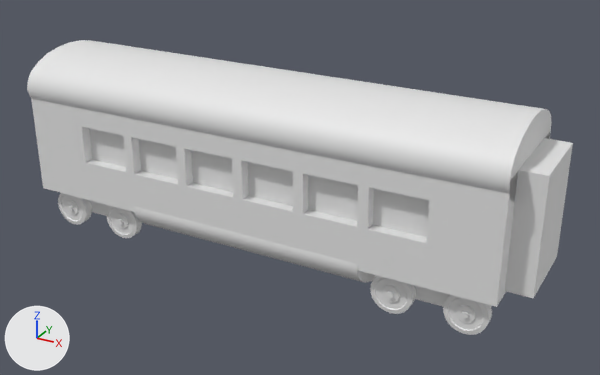
Two versions of the FBX model Assets/models/carriage.FBX, one commit apart.
Both versions are drawn from a 50 mm camera at (6.26, -10.43, 6.49) aimed at (0.47, 0.09, 1.23). Lighting does not change. The marker at lower left points along +X, +Y and +Z. Where no turn or scale is listed for an object, it has been applied to the vertices.
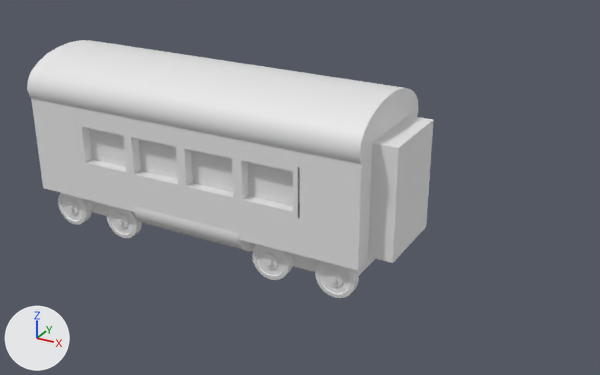
The newer file is also turned or shifted as a whole; pictures and numbers use the older file's frame.

Pixel boxes [x1, y1, x2, y2] of what changed, in the pictures (600 x 375 px; the box of a moved part takes in the faces that stretch with it):
'Cylinder001', mesh rescaled (25% narrower, 16% shorter): before [27, 40, 552, 199]; after [27, 40, 418, 173]
'Box001', reshaped: before [31, 98, 550, 307]; after [31, 98, 371, 270]
'Box004', mesh moved: before [505, 138, 573, 298]; after [368, 116, 434, 263]
'window8', deleted: before [362, 181, 435, 250]
'Cylinder002', mesh rescaled: before [134, 206, 377, 283]; after [134, 180, 300, 251]
'window7', deleted: before [298, 167, 364, 233]
'Cylinder008', mesh moved, reshaped (10% narrower, 7% shorter): before [443, 295, 492, 335]; after [315, 261, 359, 298]
'Cylinder007', mesh moved, reshaped (11% narrower): before [370, 276, 416, 314]; after [252, 244, 293, 280]
'Box003', mesh moved: before [414, 285, 492, 307]; after [291, 206, 375, 276]
'Cylinder006', mesh moved: [107, 206, 142, 238] in both
'Cylinder005', mesh moved: [58, 193, 92, 225] in both
part 2 of me_mesh, cut back: before [244, 132, 550, 307]; after [239, 163, 371, 270]
part 4 of me_mesh_016, moved or reshaped (not visible afterwards): before [443, 295, 492, 335]
part 5 of me_mesh_015, moved or reshaped (not visible afterwards): before [370, 276, 416, 314]
part 7 of me_mesh_014, moved or reshaped: before [107, 206, 142, 238]; after [315, 261, 359, 298]
part 9 of me_mesh_013, moved or reshaped: before [58, 193, 92, 225]; after [252, 244, 293, 280]

Patch to the scene script:
```diff
--- a/Assets/models/carriage.FBX.py
+++ b/Assets/models/carriage.FBX.py
@@ me_mesh_019 @@
 me_mesh_019.from_pydata(...)  # 8 vertices, 6 faces; spans x -0.6..0.6, y -0.66..0.66, z 0.0..1.75
+# me_mesh_019 part 8: the whole mesh is moved by (-2.0, 0.0, 0.0)
@@ me_mesh_013 @@
 me_mesh_013.from_pydata(...)  # 192 vertices, 380 faces; spans x -12.7..12.7, y -12.7..12.7, z -1.9..5.6
 # used by ob_cylinder005; parent = ob_carriage; location = (-140.4, -31.95, 13.58); rotation_euler = (-1.571, 0.0, 3.142), in degrees (-90, 0, 180); scale = (-1.0, -1.0, -1.0)
+# me_mesh_013 part 9: the whole mesh is moved by (-78.7, 0.0, 0.0)
@@ me_mesh @@
-me_mesh.from_pydata(...)  # 72 vertices, 116 faces; spans x -3.0..5.0, y -1.0..1.0, z 0.0..1.8
+me_mesh.from_pydata(...)  # 56 vertices, 92 faces; spans x -3.0..3.0, y -1.0..1.0, z 0.0..1.8
+# me_mesh part 2
+# 28 vertices are removed from x 2.03..5.0, y -1.0..1.0, z 0.0..1.8
+# 55 faces are deleted
+# 4 vertices move from x 2.03..3.05, y -1.0..1.0, z 1.38..1.8 to x 2.06..3.0, y -1.0..1.0, z 1.38..1.8
+# 6 new vertices lie (1.04, 0.0, 0.0) away from vertices in x 1.02, y -1.0..1.0, z 0.0..1.38
+# 6 new vertices lie (0.94, 0.0, 0.0) away from vertices in x 2.03..2.06, y -1.0..1.0, z 0.0..1.8
+# 31 new faces join them
@@ me_mesh_008 @@
 me_mesh_008.from_pydata(...)  # 50 vertices, 96 faces; spans x -4.0..0.0, y -1.01..1.01, z -0.53..0.53
+# me_mesh_008 part 1: the whole mesh is scaled about its middle by (0.5, 1, 1), then moved by (-1.0, 0.0, 0.0)
@@ me_mesh_011 @@
 me_mesh_011.from_pydata(...)  # 8 vertices, 6 faces; spans x -0.75..0.75, y -0.67..0.67, z 0.0..0.47
+# me_mesh_011 part 3: the whole mesh is moved by (-2.0, 0.0, 0.0)
@@ me_mesh_014 @@
 me_mesh_014.from_pydata(...)  # 192 vertices, 380 faces; spans x -12.7..12.7, y -12.7..12.7, z -1.9..5.6
 # used by ob_cylinder006; parent = ob_carriage; location = (-96.99, -31.95, 13.58); rotation_euler = (-1.571, 0.0, 3.142), in degrees (-90, 0, 180); scale = (-1.0, -1.0, -1.0)
+# me_mesh_014 part 7: the whole mesh is moved by (-78.7, 0.0, 0.0)
@@ me_mesh_001 @@
 me_mesh_001.from_pydata(...)  # 50 vertices, 96 faces; spans x -8.0..0.0, y -1.05..1.05, z -0.55..0.55
+# me_mesh_001 part 6: the whole mesh is scaled about its middle by (0.75, 1, 1), then moved by (-1.0, 0.0, 0.0)
@@ me_mesh_011_1 @@
+me_mesh_011_1.from_pydata(...)  # 192 vertices, 380 faces; spans x -12.7..12.7, y -12.7..12.7, z -1.9..5.6
@@ ob_cylinder005 @@
-ob_cylinder005 = bpy.data.objects.new('Cylinder005', me_mesh_013)
+ob_cylinder005 = bpy.data.objects.new('Cylinder005', me_mesh_011_1)
 ob_cylinder005.parent = ob_carriage
@@ ob_window7 @@
-ob_window7 = bpy.data.objects.new('window7', me_mesh_006)
@@ ob_window8 @@
-ob_window8 = bpy.data.objects.new('window8', me_mesh_007)
@@ ob_cylinder006 @@
-ob_cylinder006 = bpy.data.objects.new('Cylinder006', me_mesh_014)
+ob_cylinder006 = bpy.data.objects.new('Cylinder006', me_mesh_012)
 ob_cylinder006.parent = ob_carriage
@@ ob_cylinder008 @@
-ob_cylinder008 = bpy.data.objects.new('Cylinder008', me_mesh_016)
+ob_cylinder008 = bpy.data.objects.new('Cylinder008', me_mesh_014)
 ob_cylinder008.parent = ob_carriage
@@ ob_cylinder007 @@
-ob_cylinder007 = bpy.data.objects.new('Cylinder007', me_mesh_015)
+ob_cylinder007 = bpy.data.objects.new('Cylinder007', me_mesh_013)
 ob_cylinder007.parent = ob_carriage
```
